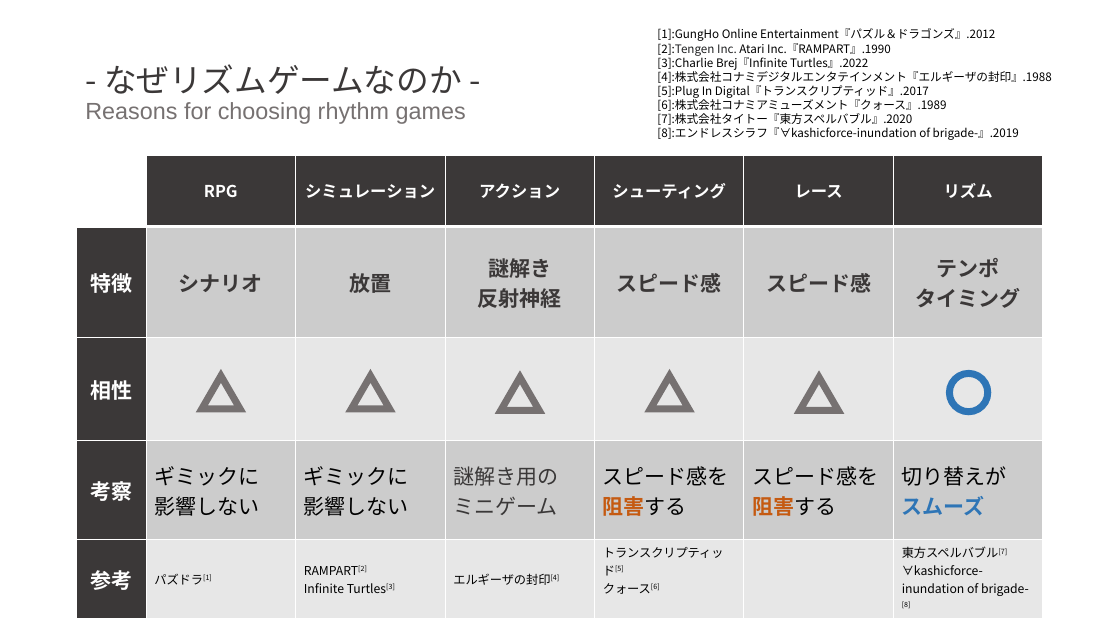
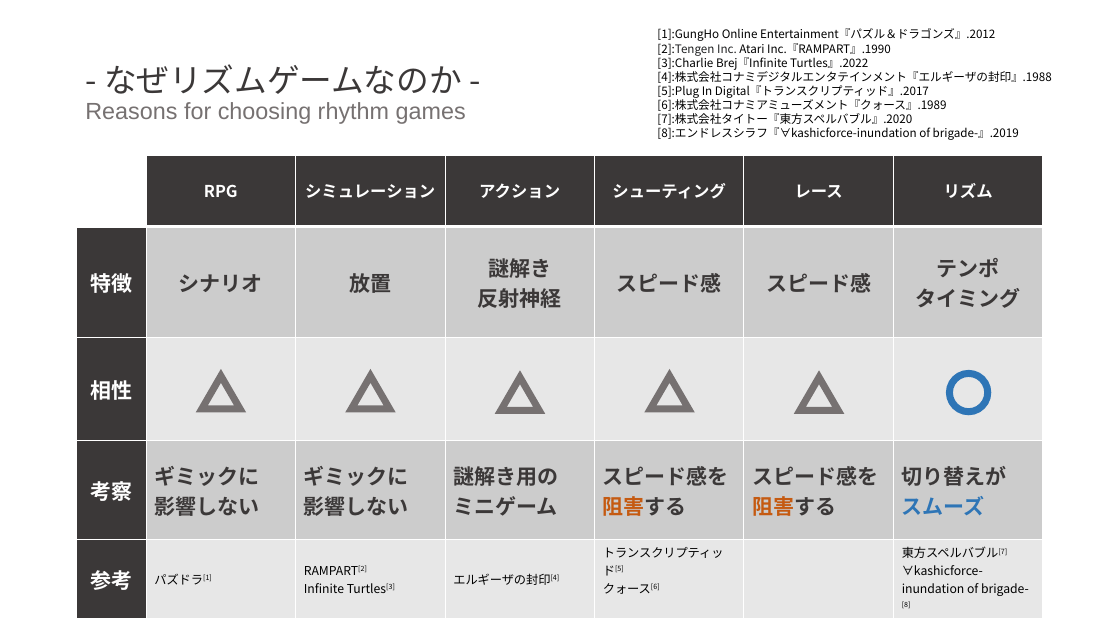
Before and after one commit to sakamana/PuzzleSoundGames, a slide deck: slide 6 of 卒研発表_佐久間.pptx (slide 8 before the commit). Drawn at 1120x630 pixels with LibreOffice and Linux fonts; fonts in the diff are those of the drawing. Boxes give left, top, right and bottom in pixels: in the first picture for what was removed or moved away, otherwise in the second. Text is boxed around its words. In the diff, an @@ line names an element or a change of style, - is before the commit and + after.

```diff
--- a/卒研発表_佐久間.pptx
+++ b/卒研発表_佐久間.pptx
@@ table at (x1=77, y1=155, x2=1044, y2=612) @@
@@ text colour #000000 to #3B3838 in "ギミックに", "影響しない", "ギミックに", "影響しない" and 5 more places @@
@@ bold on in "ギミックに", "影響しない", "ギミックに", "影響しない" and 7 more places @@
@@ text colour #3A3838 to #3B3838 in "謎解き用の", "ミニゲーム" @@
```
Also in this commit, not shown: 1 other slide changed.
